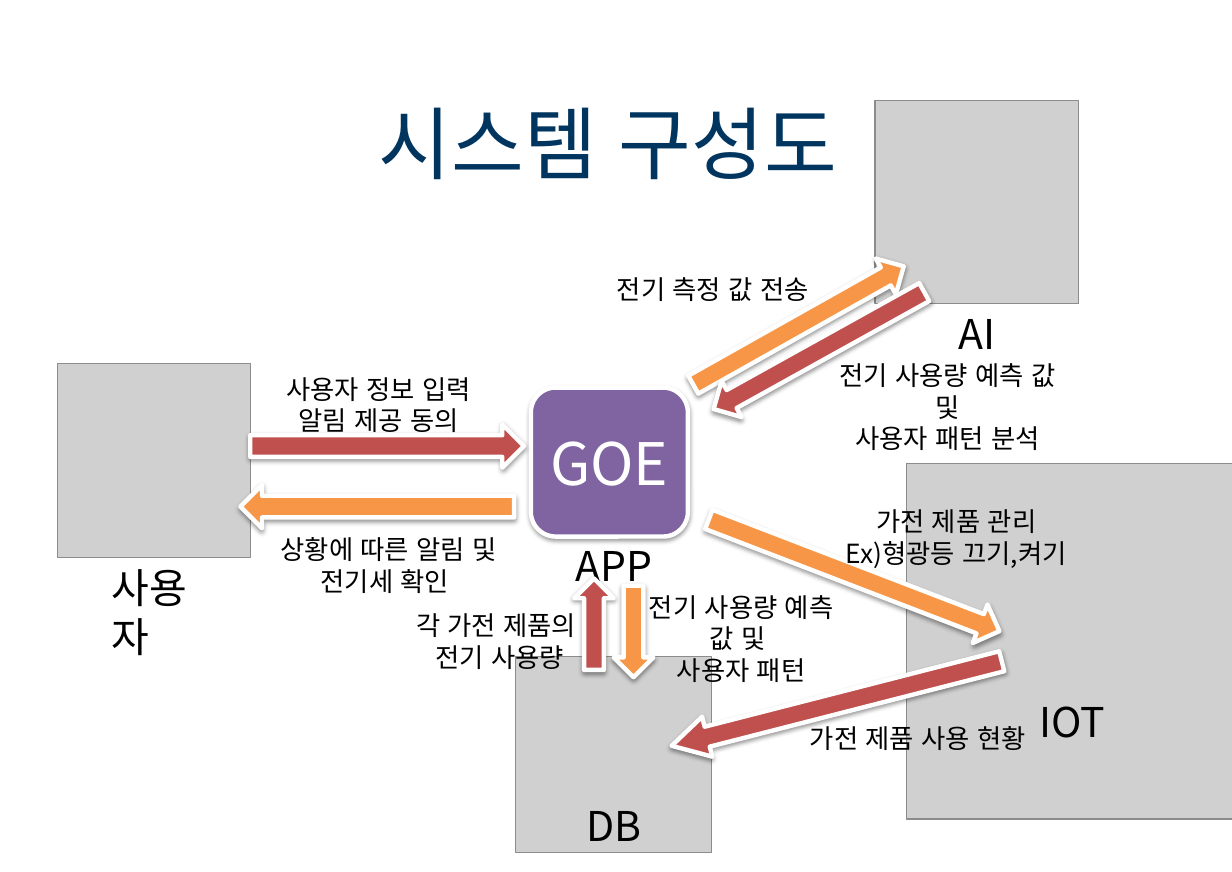
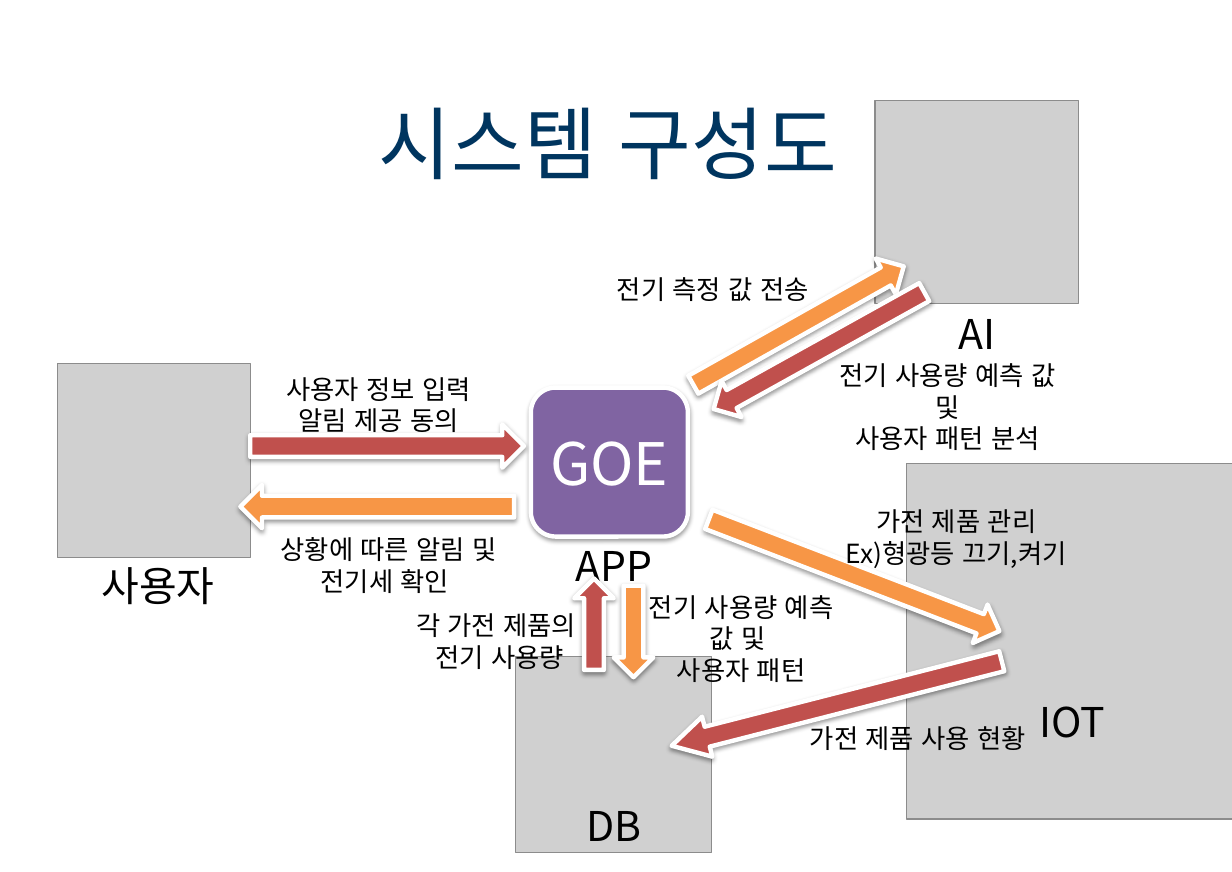
Before and after one commit to Nam-SW/GOE, a slide deck: slide 9 of documents/KDN 발표 자료.pptx. Drawn at 1232x872 pixels with LibreOffice and Linux fonts; fonts in the diff are those of the drawing; grey boxes stand for pictures; background and template pictures are left out. Boxes give left, top, right and bottom in pixels: in the first picture for what was removed or moved away, otherwise in the second. Text is boxed around its words. In the diff, an @@ line names an element or a change of style, - is before the commit and + after.

```diff
--- a/documents/KDN 발표 자료.pptx
+++ b/documents/KDN 발표 자료.pptx
@@ text "사용자" rewrapped from (x1=111, y1=569, x2=186, y2=656) to (x1=101, y1=567, x2=214, y2=605) @@
```
Also in this commit, not shown: 4 other slides changed.
